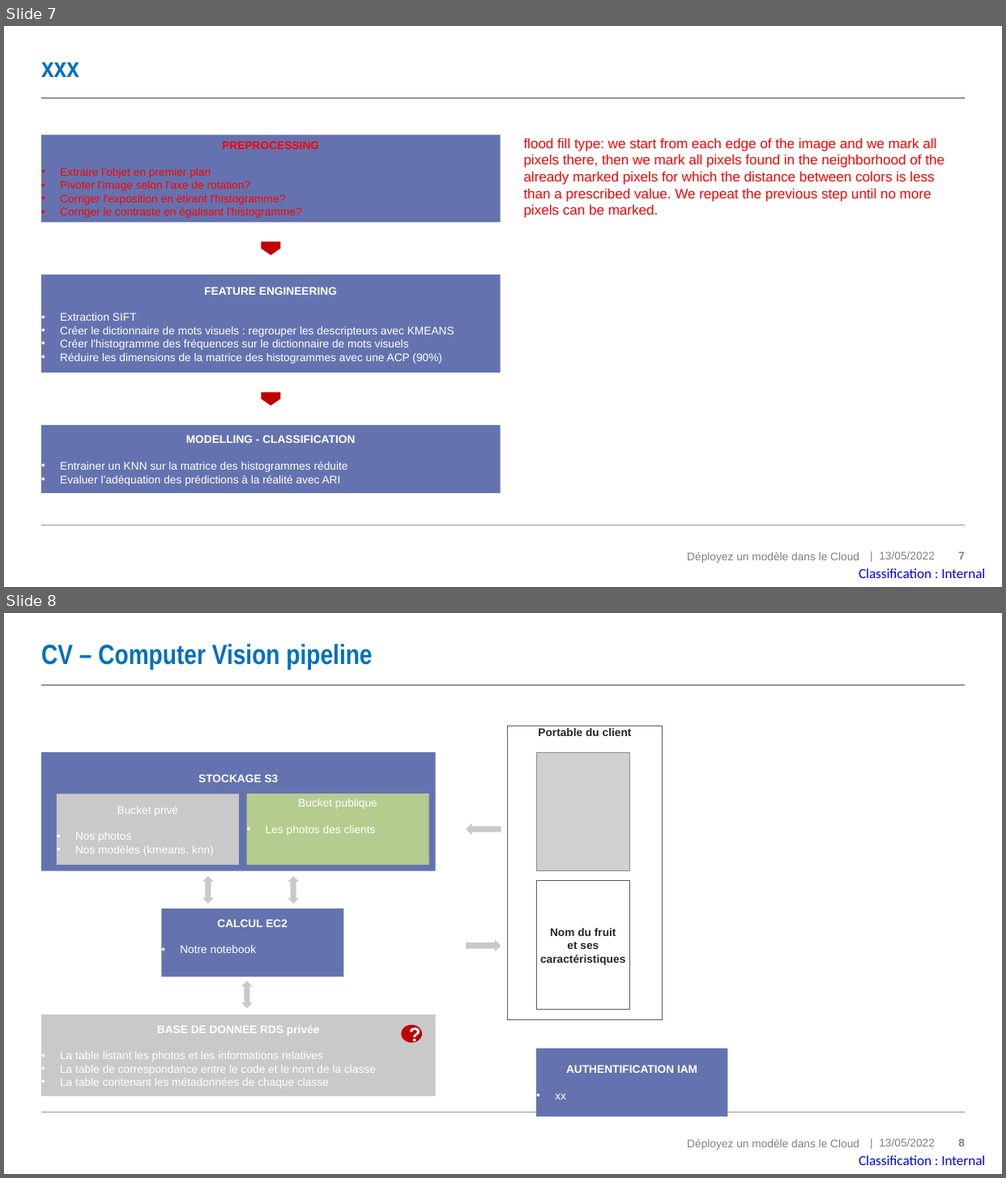
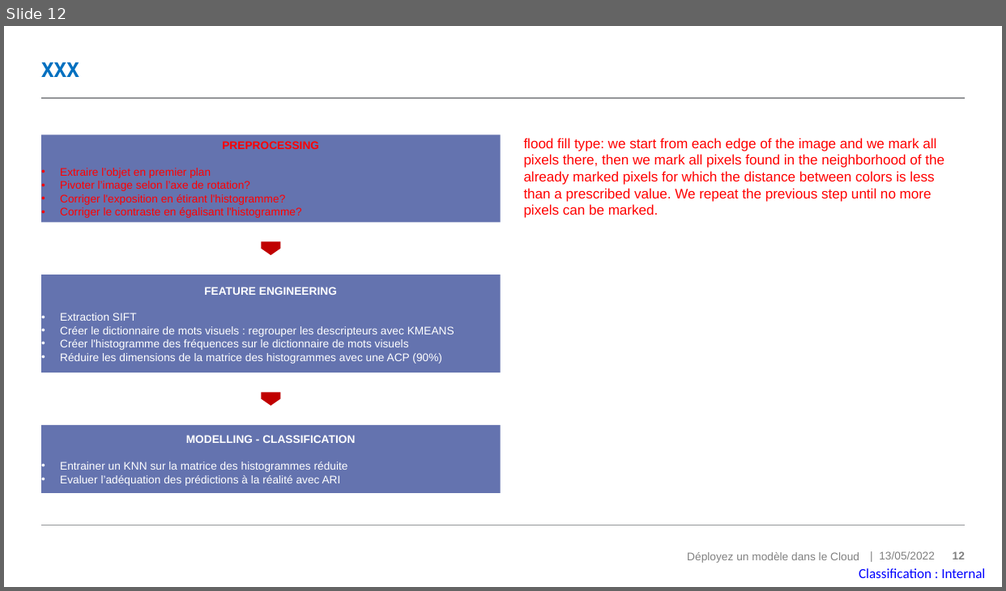
Before and after one commit to MadesLaurence/OpenClassrooms-Fruits-Project-8-, a slide deck: P8_10_support.pptx. Shown one above the other, each under a label of ours: slides 7 and 8 before the commit, slide 12 after it. The pictures are 1006x1178 and 1006x591 pixels, drawn with LibreOffice and Linux fonts; fonts in the diff are those of the drawing; grey boxes stand for pictures. Boxes give left, top, right and bottom in pixels: in the first picture for what was removed or moved away, otherwise in the second. Text is boxed around its words. In the diff, an @@ line names an element or a change of style, - is before the commit and + after.

```diff
--- a/P8_10_support.pptx
+++ b/P8_10_support.pptx
@@ slide 8 removed at <box>4,613,1002,1174</box>, background #FFFFFF; not listed: 6 template elements that a slide beside it also shows @@
@@ title removed at <box>41,644,372,669</box> @@
-CV – Computer Vision pipeline
@@ rectangle removed at <box>508,726,663,1020</box> @@
-Portable du client
@@ rectangle removed at <box>41,752,435,871</box> @@
-STOCKAGE S3
@@ picture removed at <box>536,752,629,871</box> @@
@@ rectangle removed at <box>57,794,240,864</box> @@
-Bucket privé
-• Nos photos
-• Nos modèles (kmeans, knn)
@@ rectangle removed at <box>246,794,429,864</box> @@
-Bucket publique
-• Les photos des clients
@@ right arrow removed at <box>466,824,501,836</box> @@
@@ up down arrow removed at <box>202,876,214,905</box> @@
@@ up down arrow removed at <box>288,876,298,905</box> @@
@@ rectangle removed at <box>536,881,629,1010</box> @@
-Nom du fruit
-et ses
-caractéristiques
@@ rectangle removed at <box>162,909,344,976</box> @@
-CALCUL EC2
-• Notre notebook
@@ right arrow removed at <box>466,940,501,952</box> @@
@@ up down arrow removed at <box>241,982,253,1009</box> @@
@@ rectangle removed at <box>41,1015,435,1097</box> @@
-BASE DE DONNEE RDS privée
-• La table listant les photos et les informations relatives
-• La table de correspondance entre le code et le nom de la classe
-• La table contenant les métadonnées de chaque classe
@@ ellipse removed at <box>401,1025,422,1043</box> @@
-?
@@ rectangle removed at <box>536,1049,727,1117</box> @@
-AUTHENTIFICATION IAM
-• xx
@@ what was slide 7 is now slide 12 @@
@@ page number at <box>953,552,965,560</box>: text changed @@
-7
+12
```
Also in this commit, not shown: 1 slide changed, 2 slides added, 1 other file.
